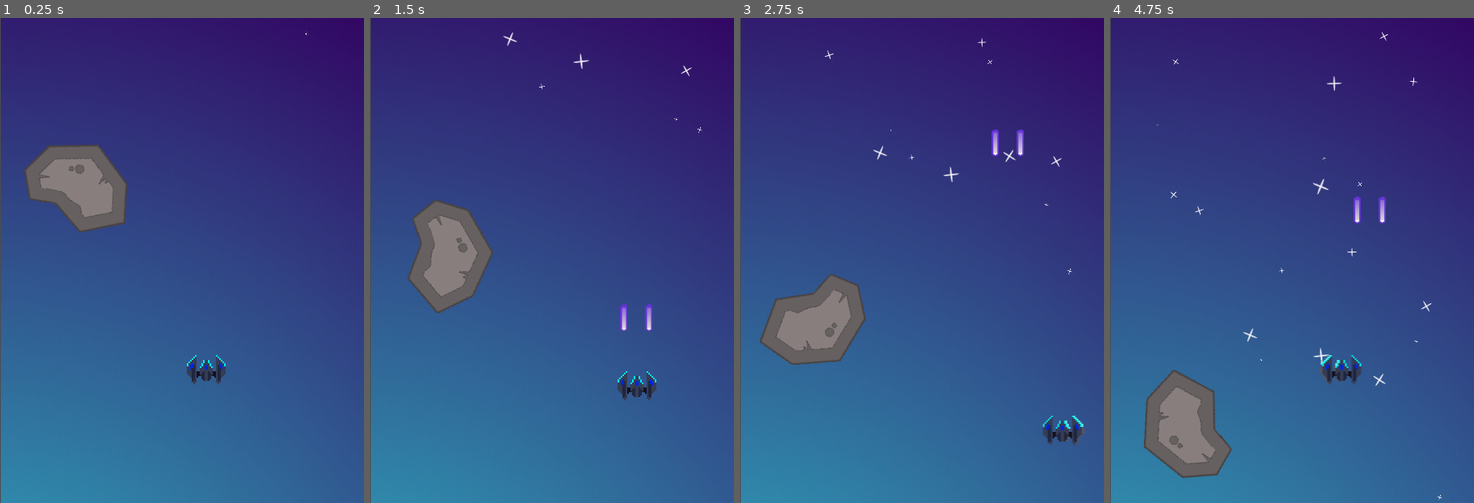
Above: before the commit, frames 1-4 (left to right).
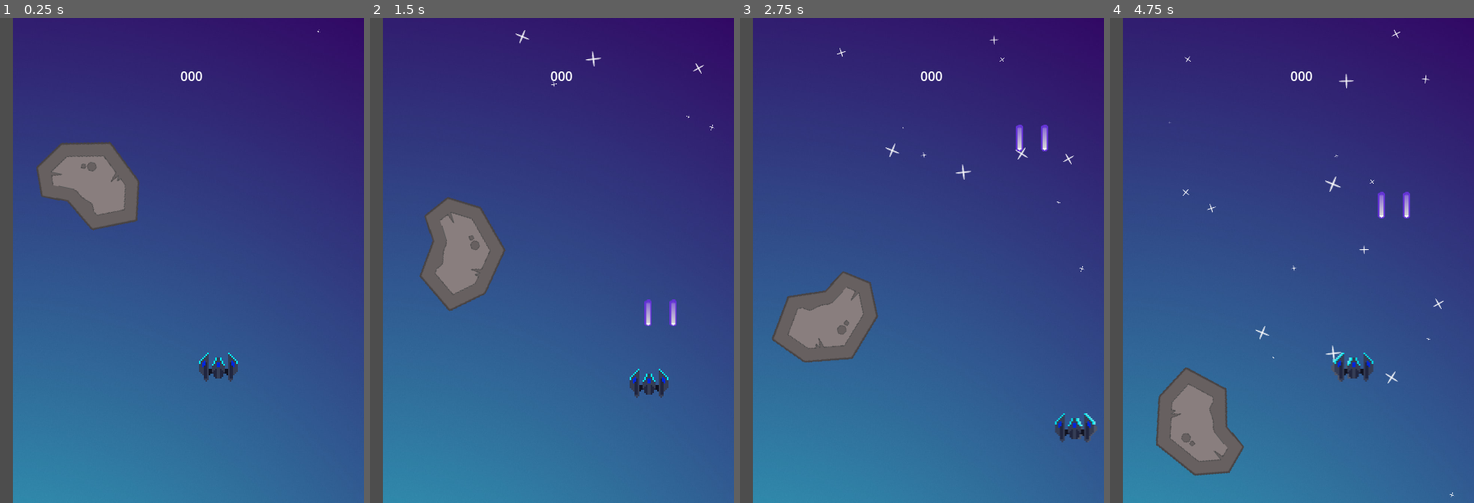
Above: after the commit, the same moments.

Repository: Anthycode/godot-game
Game: Godot game, scene res://MainScenes/gameplay.tscn
The game is run twice, just before and just after one commit, with the same random seed, the same clock (stepped at 60 frames per second) and the same inputs.
Inputs:
- Up to frame 1 (0.25 s): no input
- Up to frame 2 (1.5 s): hold D (move_right) 0.53-1.28 s; hold Space (shoot) 0.53-1.28 s; hold S (move_down) from 1.28 s (still down); tap Space (shoot) at 1.35 s
- Up to frame 3 (2.75 s): release S (move_down) at 2.03 s; hold D (move_right) from 2.03 s (still down); hold Space (shoot) from 2.03 s (still down)
- Up to frame 4 (4.75 s): release D (move_right) at 2.78 s; release Space (shoot) at 2.78 s; hold W (move_up) 2.78-3.53 s; tap Space (shoot) at 2.85, 4.35 s; hold Space (shoot) 3.53-4.28 s; hold A (move_left) from 3.53 s (still down)

The runs differ from the first frame. In frame 1, 6.2% of the frame differs, in the area x 0-88%, y 0-100%; in frame 2, 7.2%; in frame 3, 6.8%; in frame 4, 7.7%, in the area x 0-95%, y 0-100%.
Error after the commit: Parse Error: Invalid argument for "connect()" function: argument 2 should be "Callable" but is "res://HUD/hud.gd". (res://HUD/hud.gd:10)

Commit message:
tuto 18.2 bug à 3 min 50s

Diff:
--- /dev/null
+++ b/Autoloads/signals.gd
@@ -0,0 +1,3 @@
+extends Node
+
+signal on_player_life_changed(life)
--- /dev/null
+++ b/HUD/hud.gd
@@ -0,0 +1,24 @@
+extends Control
+
+var pLifeIcon := preload("res://HUD/life_icon.tscn")
+
+@onready var lifeContainer := $Life_Container
+
+func _ready():
+	clearLives()
+
+	Signals.connect("on_player_life_changed", self, "_on_player_life_changed")
+
+
+func clearLives():
+	for child in lifeContainer.get_children():
+		lifeContainer.remove_child(child)
+		child.queue_free()
+
+func setLives(lives: int):
+	clearLives()
+	for i in range(lives):
+		lifeContainer.add_child(pLifeIcon.instantiate())
+
+func _on_player_life_changed(life: int):
+	shieldSprite.visible = false
--- /dev/null
+++ b/HUD/hud.tscn
@@ -0,0 +1,46 @@
+[gd_scene load_steps=2 format=3 uid="uid://rumrbd8t61qc"]
+
+[ext_resource type="Script" path="res://HUD/hud.gd" id="1_l2xy6"]
+
+[node name="HUD" type="Control"]
+layout_mode = 3
+anchors_preset = 15
+anchor_right = 1.0
+anchor_bottom = 1.0
+offset_left = 10.0
+offset_top = 7.0
+offset_right = 11.0
+offset_bottom = 7.0
+grow_horizontal = 2
+grow_vertical = 2
+script = ExtResource("1_l2xy6")
+
+[node name="Life_Container" type="HBoxContainer" parent="."]
+layout_mode = 1
+anchors_preset = -1
+anchor_left = -0.007
+anchor_top = 0.004
+anchor_right = -0.007
+anchor_bottom = 0.004
+offset_left = 19.157
+offset_top = 8.6
+offset_right = 138.157
+offset_bottom = 40.6
+theme_override_constants/separation = 5
+
+[node name="Score" type="Label" parent="."]
+layout_mode = 1
+anchors_preset = -1
+anchor_left = 0.5
+anchor_top = 0.053
+anchor_right = 0.503
+anchor_bottom = 0.053
+offset_left = -18.5
+offset_top = 21.2
+offset_right = 20.147
+offset_bottom = 47.2
+grow_horizontal = 2
+text = "000
+"
+horizontal_alignment = 1
+metadata/_edit_group_ = true
--- /dev/null
+++ b/HUD/life_icon.tscn
@@ -0,0 +1,8 @@
+[gd_scene load_steps=2 format=3 uid="uid://bo0m3pnp3miaf"]
+
+[ext_resource type="Texture2D" uid="uid://oa48jmfo0m65" path="res://Textures/life.png" id="1_r4i11"]
+
+[node name="LifeIcon" type="TextureRect"]
+offset_right = 40.0
+offset_bottom = 40.0
+texture = ExtResource("1_r4i11")
--- a/MainScenes/gameplay.tscn
+++ b/MainScenes/gameplay.tscn
@@ -1,12 +1,12 @@
-[gd_scene load_steps=5 format=3 uid="uid://bwg02j8cjkulq"]
+[gd_scene load_steps=6 format=3 uid="uid://bwg02j8cjkulq"]
 
 [ext_resource type="Texture2D" uid="uid://dnpqerposen26" path="res://Textures/backround_multiblue.jpeg" id="1_3mbr7"]
 [ext_resource type="PackedScene" uid="uid://cusqvh25uqn4y" path="res://Mainplayer/mainplayer.tscn" id="1_qb2oy"]
 [ext_resource type="Texture2D" uid="uid://bog3b337vxxhq" path="res://Textures/starBig.png" id="2_7ycei"]
 [ext_resource type="PackedScene" uid="uid://cbwuadnd805dl" path="res://meteor/Meteor.tscn" id="4_s64kg"]
+[ext_resource type="PackedScene" uid="uid://rumrbd8t61qc" path="res://HUD/hud.tscn" id="5_lalen"]
 
-[node name="Gameplay" type="Node2D"]
-position = Vector2(-15, 3)
+[node name="Gameplay" type="Node"]
 
 [node name="backround" type="Sprite2D" parent="."]
 position = Vector2(16, -3)
@@ -35,3 +35,5 @@
 
 [node name="Meteor" parent="." instance=ExtResource("4_s64kg")]
 position = Vector2(110, 188)
+
+[node name="HUD" parent="." instance=ExtResource("5_lalen")]
--- a/Mainplayer.gd
+++ b/Mainplayer.gd
@@ -64,8 +64,10 @@
 
 	invincibilityTimer.start(damageInvincibilityTimer)
 	shieldSprit.visible = true            #shield going to be visible
+
 	life -= amount
-	print("Player Life = %s" % life)
+	Signals.emit_signal("on_player_life_changed", life)
+
 	if life <= 0:
 		print("Player Died")
 		queue_free()
--- a/meteor/Meteor.gd
+++ b/meteor/Meteor.gd
@@ -1,4 +1,6 @@
 extends Area2D
+
+var pmeteorEffect : = preload("res://meteor/meteor_effect.tscn")
 
 @export var minSpeed: float = 10
 @export var maxSpeed: float = 20
@@ -28,6 +30,10 @@
 func damage(amount: int):
 	life -= amount
 	if life <=0:
+		var effect := pmeteorEffect.instantiate()
+		effect.position = position
+		get_parent().add_child(effect)
+
 		queue_free()
 
 func _on_visible_on_screen_notifier_2d_screen_exited():
--- /dev/null
+++ b/meteor/meteor_effect.gd
@@ -0,0 +1,9 @@
+extends CPUParticles2D
+
+
+func _ready():
+	emitting = true
+
+func _process(delta):
+	if !emitting:
+		queue_free()
--- /dev/null
+++ b/meteor/meteor_effect.tscn
@@ -0,0 +1,27 @@
+[gd_scene load_steps=4 format=3 uid="uid://dk76locky6yjr"]
+
+[ext_resource type="Texture2D" uid="uid://cqj0pqowp320s" path="res://Textures/meteorSmall.png" id="1_22g36"]
+[ext_resource type="Script" path="res://meteor/meteor_effect.gd" id="2_1lwbq"]
+
+[sub_resource type="Gradient" id="Gradient_p1hi2"]
+colors = PackedColorArray(1, 1, 1, 1, 1, 1, 1, 0)
+
+[node name="MeteorEffect" type="CPUParticles2D"]
+position = Vector2(-1, 0)
+emitting = false
+lifetime = 1.5
+one_shot = true
+explosiveness = 1.0
+texture = ExtResource("1_22g36")
+emission_shape = 1
+emission_sphere_radius = 13.96
+spread = 180.0
+gravity = Vector2(0, 0)
+initial_velocity_min = 20.0
+initial_velocity_max = 30.0
+angular_velocity_min = 60.0
+angular_velocity_max = 140.0
+scale_amount_min = 0.35
+scale_amount_max = 0.45
+color_ramp = SubResource("Gradient_p1hi2")
+script = ExtResource("2_1lwbq")
--- a/project.godot
+++ b/project.godot
@@ -14,6 +14,10 @@
 run/main_scene="res://MainScenes/gameplay.tscn"
 config/features=PackedStringArray("4.0", "Forward Plus")
 config/icon="res://assets/icon.svg"
+
+[autoload]
+
+Signals="*res://Autoloads/signals.gd"
 
 [display]
 
